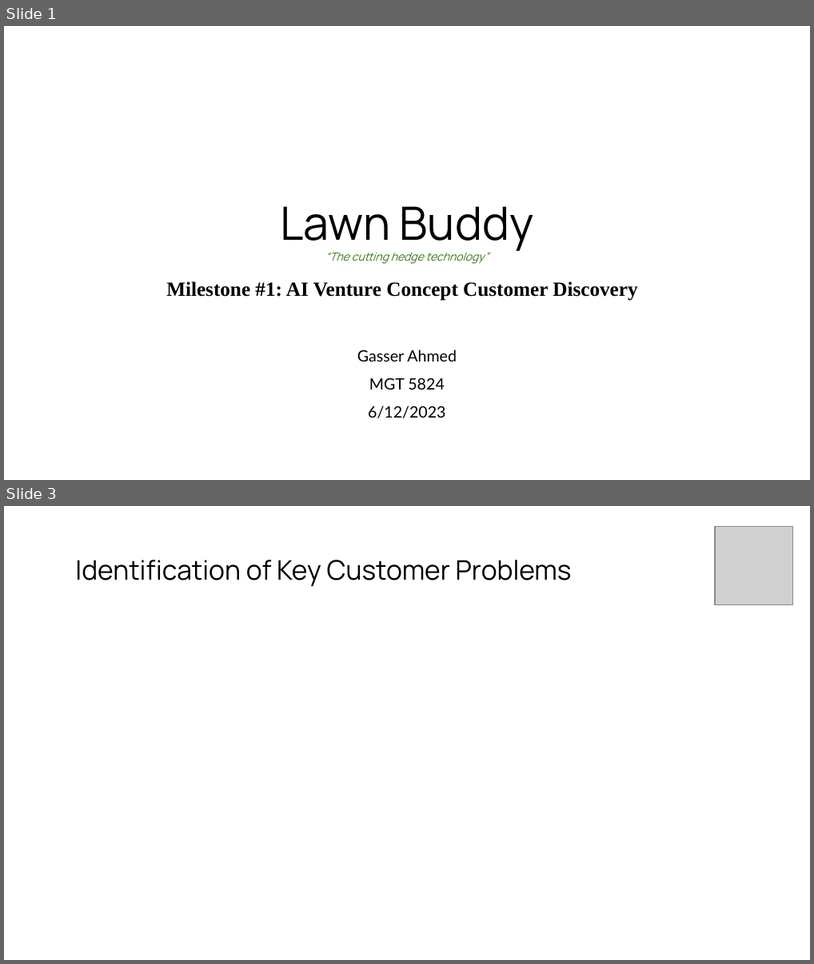
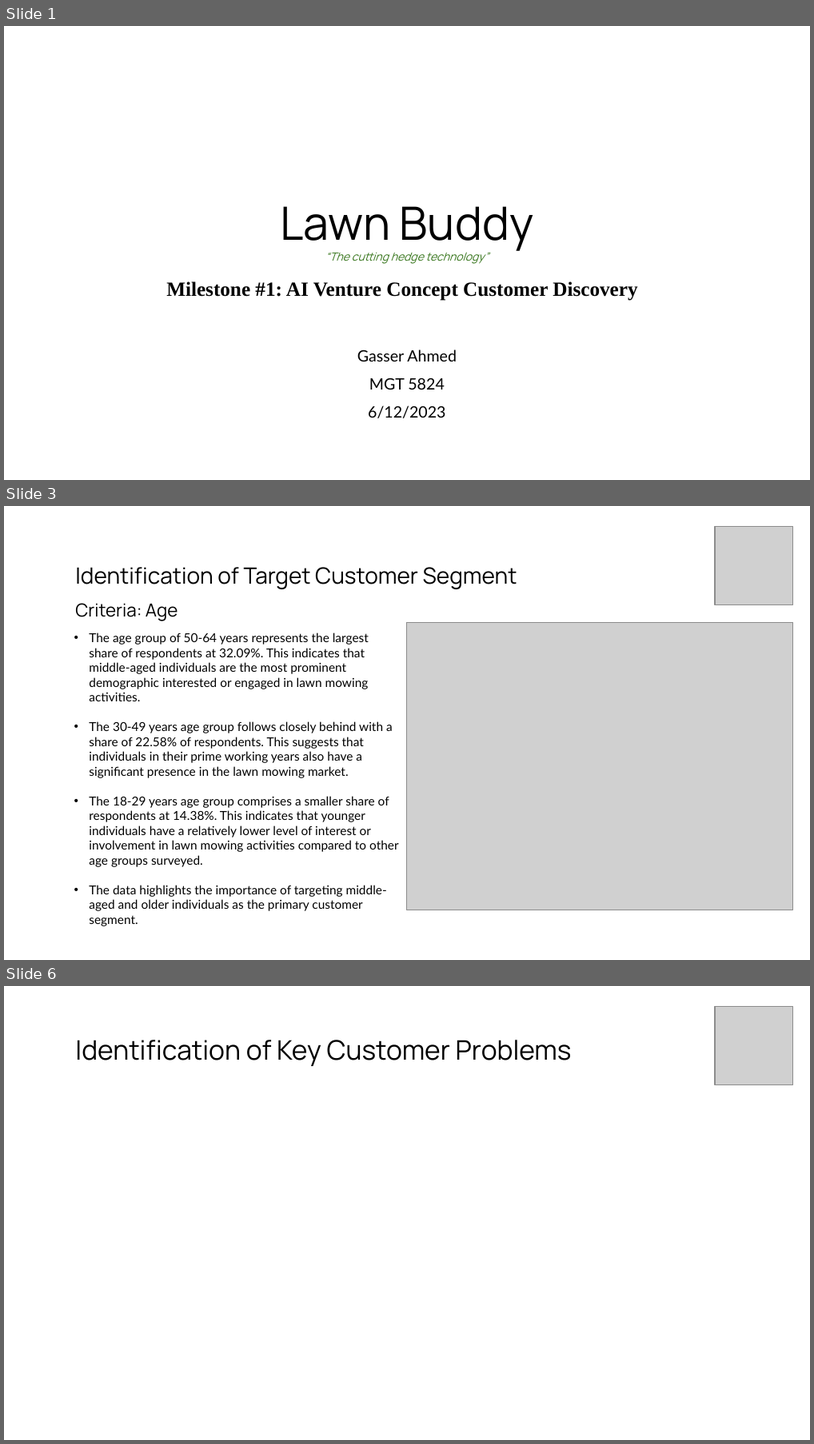
Before and after one commit to gasserahmed/VT-MIT, a slide deck: MGT5824-Tech-based Entrepreneurship/Assignments/Milestone #1 - AI Venture Concept Customer Discovery/gasser18-milestone1_customer_discovery_slides.pptx. Shown one above the other, each under a label of ours: slides 1 and 3 before the commit, slides 1, 3 and 6 after it; the slides between them are not shown. The pictures are 814x964 and 814x1444 pixels, drawn with LibreOffice and Linux fonts; fonts in the diff are those of the drawing; grey boxes stand for pictures. Boxes give left, top, right and bottom in pixels: in the first picture for what was removed or moved away, otherwise in the second. Text is boxed around its words. In the diff, an @@ line names an element or a change of style, - is before the commit and + after.

```diff
--- a/MGT5824-Tech-based Entrepreneurship/Assignments/Milestone #1 - AI Venture Concept Customer Discovery/gasser18-milestone1_customer_discovery_slides.pptx
+++ b/MGT5824-Tech-based Entrepreneurship/Assignments/Milestone #1 - AI Venture Concept Customer Discovery/gasser18-milestone1_customer_discovery_slides.pptx
@@ slide 3 added at (4,506,810,960), background #FFFFFF @@
@@ picture added at (715,527,794,605) @@
@@ title added at (75,567,518,621), 20 pt, text #000000 @@
+Identification of Target Customer Segment
+Criteria: Age
@@ picture added at (407,622,794,909) @@
@@ text added at (89,632,399,926), 11 pt, text #000000 @@
+• The age group of 50-64 years represents the largest share of respondents at 32.09%. This indicates that middle-aged individuals are the most prominent demographic interested or engaged in lawn mowing activities.
+• The 30-49 years age group follows closely behind with a share of 22.58% of respondents. This suggests that individuals in their prime working years also have a significant presence in the lawn mowing market.
+• The 18-29 years age group comprises a smaller share of respondents at 14.38%. This indicates that younger individuals have a relatively lower level of interest or involvement in lawn mowing activities compared to other age groups surveyed.
+• The data highlights the importance of targeting middle-aged and older individuals as the primary customer segment.
@@ what was slide 3 is now slide 6 @@
```
Also in this commit, not shown: 1 slide changed, 2 other slides added, 9 other files.
